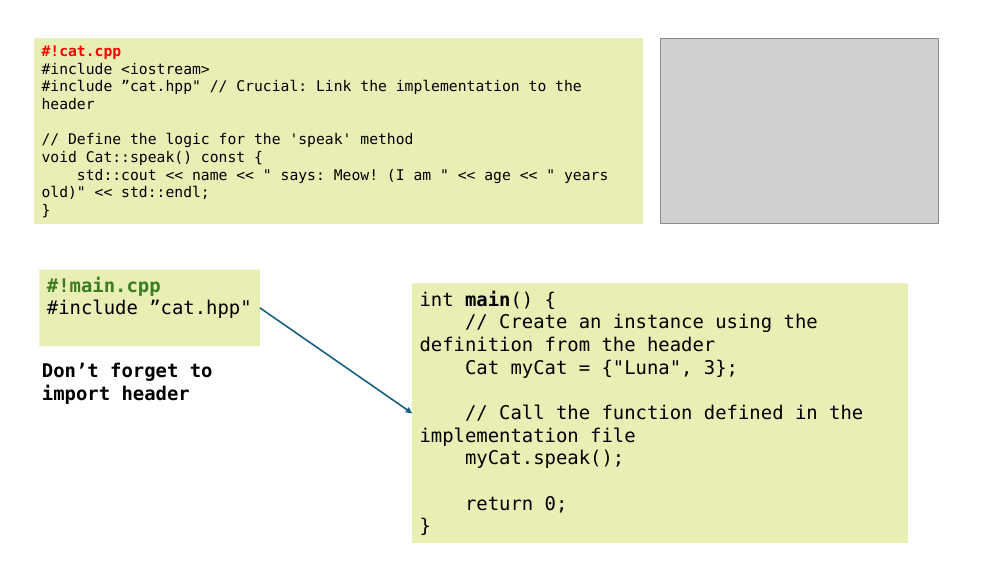
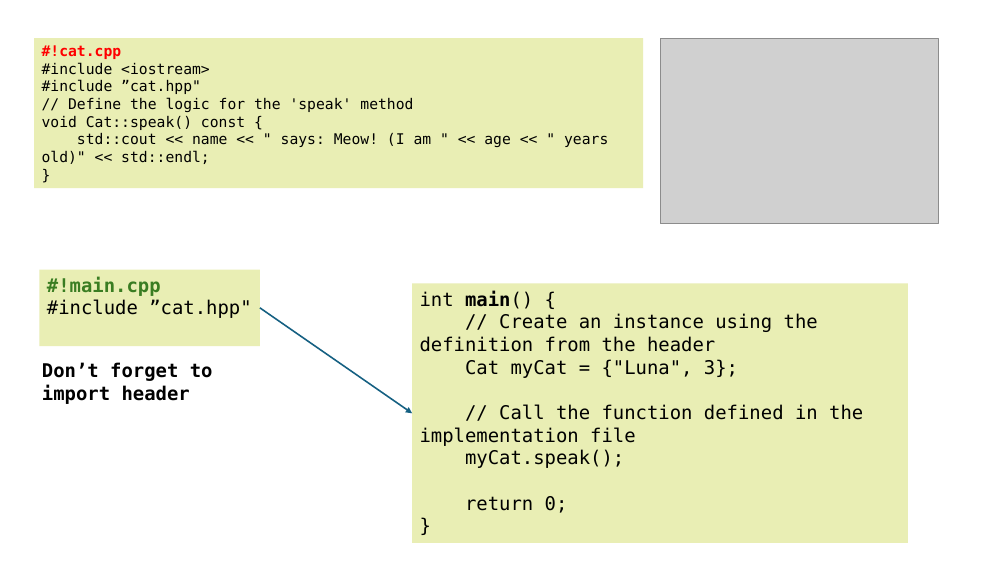
Before and after one commit to CATISNOTSODIUM/pptx-probe, a slide deck: slide 2 of example/example1.pptx. Drawn at 1008x567 pixels with LibreOffice and Linux fonts; fonts in the diff are those of the drawing; grey boxes stand for pictures. Boxes give left, top, right and bottom in pixels: in the first picture for what was removed or moved away, otherwise in the second. Text is boxed around its words. In the diff, an @@ line names an element or a change of style, - is before the commit and + after.

```diff
--- a/example/example1.pptx
+++ b/example/example1.pptx
@@ rectangle "#!cat.cpp": place and size @@
-rectangle "#!cat.cpp" at <box>34,38,644,224</box>
+rectangle "#!cat.cpp" at <box>34,38,644,188</box>
@@ text in rectangle at <box>42,79,201,94</box>: text changed @@
-#include ”cat.hpp" // Crucial: Link the implementation to the header
+#include ”cat.hpp"
```
Also in this commit, not shown: 3 other slides changed, 5 other files.
